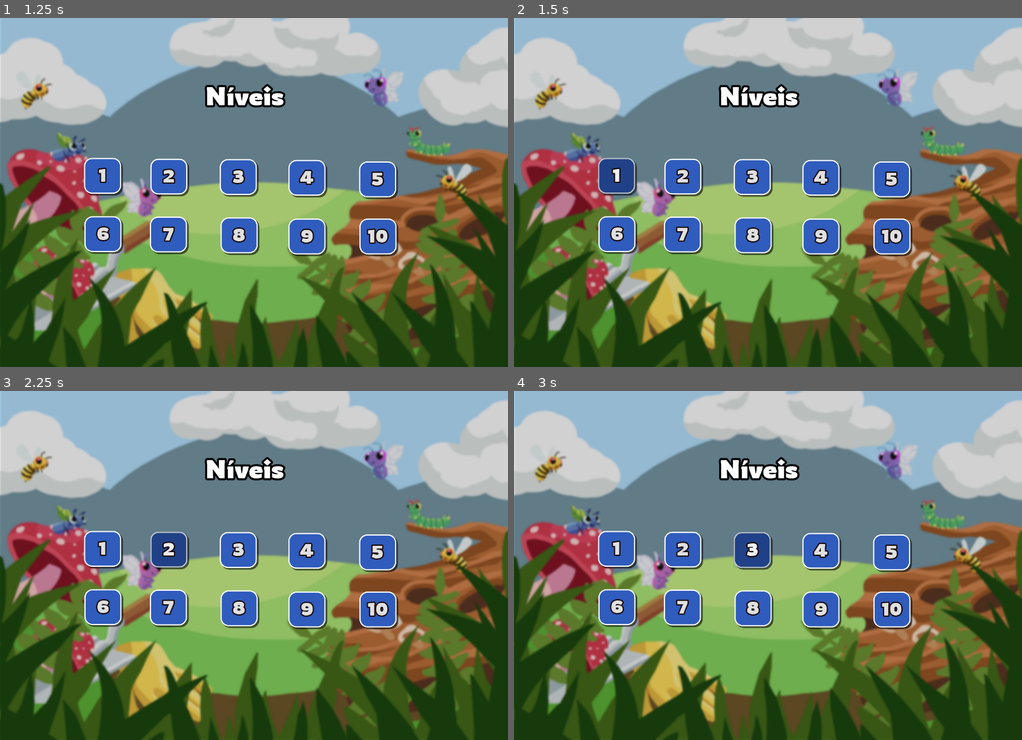
Above: before the commit, frames 1-4 (two rows, left to right).
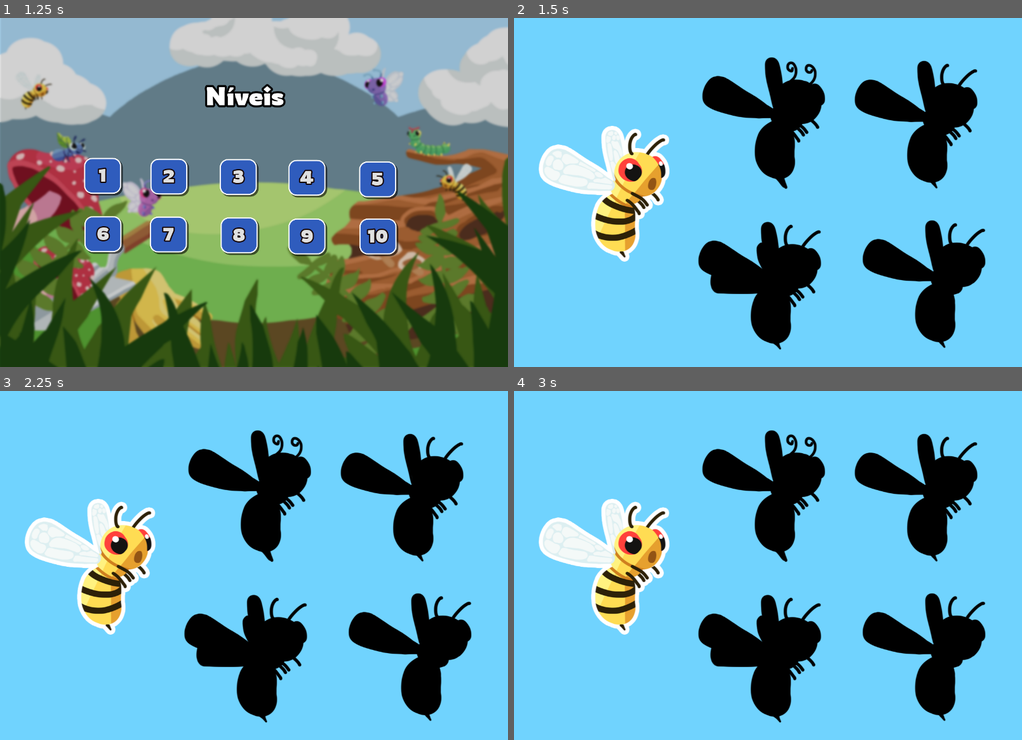
Above: after the commit, the same moments.

Repository: joao-zip/game-dev-2
Game: Godot game, scene res://MainMenu.tscn
Same seed, same stepped clock (60 frames per second), same inputs: the game is played once before the commit and once after it.
Inputs (mouse positions are in pixels of both pictures, inside the frame that each line leads up to):
- Up to frame 1 (1.25 s): click "Jogar" at 0.5 s
- Up to frame 2 (1.5 s): click "1" at 1.25 s
- Up to frame 3 (2.25 s): click (167, 548) at 2 s, where only the run before the commit has a clickable "2"
- Up to frame 4 (3 s): click (752, 551) at 2.75 s, where only the run before the commit has a clickable "3"

Frame 1 is identical in both runs. In frame 2, 100% of the frame differs, in the area x 0-100%, y 0-100%; in frame 3, 100%; in frame 4, 100%.

Commit message:
feat: transition to scene level_1

Diff:
--- a/src/Levels.tscn
+++ b/src/Levels.tscn
@@ -1,8 +1,9 @@
-[gd_scene load_steps=9 format=2]
+[gd_scene load_steps=10 format=2]
 
 [ext_resource path="res://fonts/Rowdies-Bold.ttf" type="DynamicFontData" id=1]
 [ext_resource path="res://img/Desfocado.png" type="Texture" id=2]
 [ext_resource path="res://sounds/sound_2.mp3" type="AudioStream" id=3]
+[ext_resource path="res://scripts/Levels.gd" type="Script" id=4]
 
 [sub_resource type="DynamicFont" id=1]
 size = 64
@@ -61,6 +62,7 @@
 shadow_offset = Vector2( 4, 4 )
 
 [node name="Levels" type="Node2D"]
+script = ExtResource( 4 )
 
 [node name="TextureRect" type="TextureRect" parent="."]
 margin_right = 1280.0
@@ -193,3 +195,5 @@
 volume_db = -11.826
 autoplay = true
 attenuation = 0.125
+
+[connection signal="button_up" from="level_1" to="." method="_on_level_1_button_up"]
--- a/src/levels/level_1/level_1.gd
+++ b/src/levels/level_1/level_1.gd
@@ -1,14 +1,11 @@
 extends Node2D
 
-export var winScene :
+onready var picture : Node2D = $abelha
 
 func _ready():
 	pass
 
 
 func _process(delta):
-	pass
-
-
-func _on_sombra_1_area_shape_entered(area_rid, area, area_shape_index, local_shape_index):
-	get_tree().change_scene(winScene.resource_path)
+	if picture.get_win():
+		get_tree().change_scene("res://win_level.tscn")
--- a/src/levels/level_1/level_1.tscn
+++ b/src/levels/level_1/level_1.tscn
@@ -1,12 +1,14 @@
-[gd_scene load_steps=6 format=2]
+[gd_scene load_steps=7 format=2]
 
 [ext_resource path="res://levels/level_1/abelha.tscn" type="PackedScene" id=1]
 [ext_resource path="res://levels/level_1/sombra_4.tscn" type="PackedScene" id=2]
 [ext_resource path="res://levels/level_1/sombra_3.tscn" type="PackedScene" id=3]
 [ext_resource path="res://levels/level_1/sombra_1.tscn" type="PackedScene" id=4]
 [ext_resource path="res://levels/level_1/sombra_2.tscn" type="PackedScene" id=5]
+[ext_resource path="res://levels/level_1/level_1.gd" type="Script" id=6]
 
 [node name="level_1" type="Node2D"]
+script = ExtResource( 6 )
 
 [node name="ColorRect" type="ColorRect" parent="."]
 margin_right = 1280.0
--- a/src/levels/mainObj.gd
+++ b/src/levels/mainObj.gd
@@ -6,6 +6,7 @@
 
 var init_position : Vector2
 var win : bool
+var winner : bool setget, get_win
 var mouse_over : bool
 #we need 2 frames to accept the entered of 2 areas after unpressed the button
 var pressed_frame : int
@@ -33,6 +34,9 @@
 		else:
 			pressed_frame -= 1
 
+func get_win() -> bool:
+	return win
+
 
 func _on_Area2D_mouse_entered():
 	mouse_over = true
--- /dev/null
+++ b/src/scripts/Levels.gd
@@ -0,0 +1,5 @@
+extends Node2D
+
+
+func _on_level_1_button_up():
+	get_tree().change_scene("res://levels/level_1/level_1.tscn")
